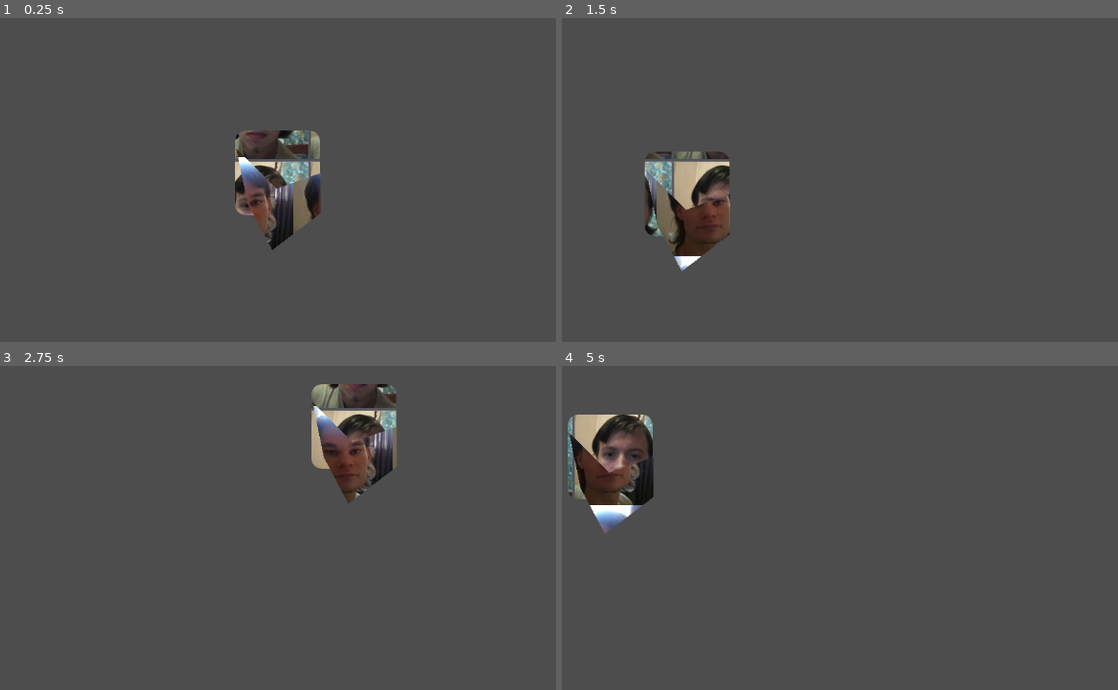
Above: before the commit, frames 1-4 (two rows, left to right).
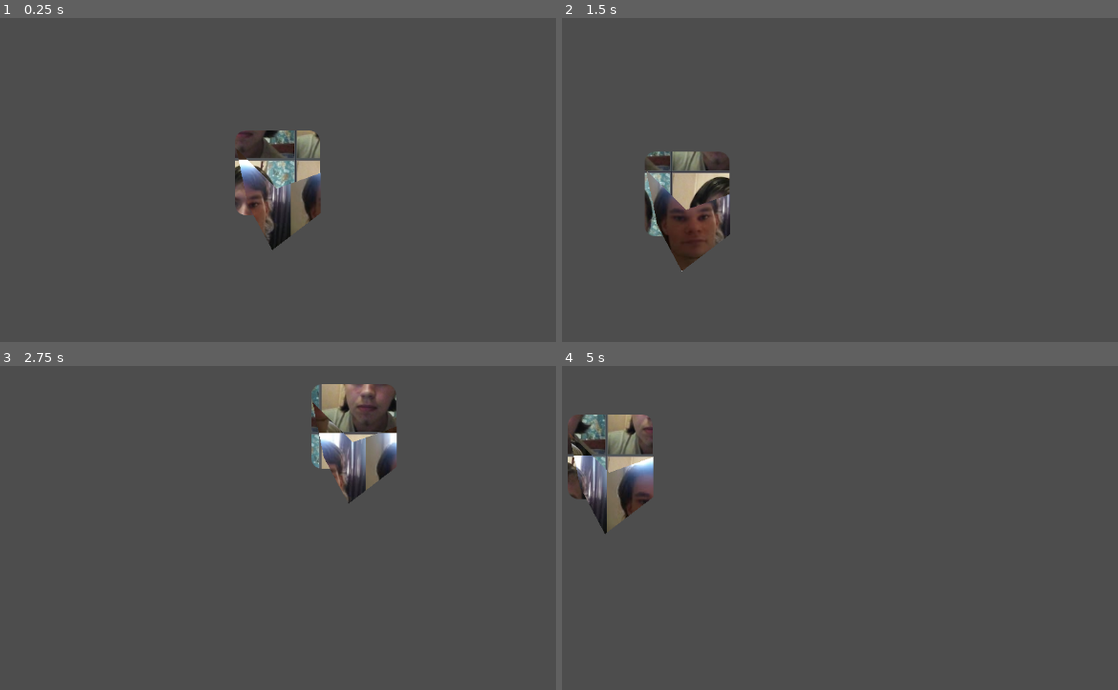
Above: after the commit, the same moments.

Repository: Cuckhands/pong-shaders
Game: Godot game, scene res://scenes/unmoving_plaid.tscn
The game is run twice, just before and just after one commit, with the same random seed, the same clock (stepped at 60 frames per second) and the same inputs. The project has no main scene, so this scene is started directly. The engine's default icon, where the game draws it, is replaced by a stand-in: a white triangle on a blue panel in a dark square.
Inputs (mouse positions are in pixels of both pictures, inside the frame that each line leads up to):
- Up to frame 1 (0.25 s): no input
- Up to frame 2 (1.5 s): move the mouse to (1006, 150) at 0.52 s; move the mouse to (684, 192) at 1.27 s
- Up to frame 3 (2.75 s): move the mouse to (355, 427) at 2.02 s
- Up to frame 4 (5 s): move the mouse to (801, 605) at 2.77 s; move the mouse to (1067, 586) at 3.52 s; move the mouse to (612, 456) at 4.27 s

The runs differ from the first frame. In frame 1, 2.2% of the frame differs, in the area x 42-58%, y 34-70%; in frame 2, 3.2%; in frame 3, 3.9%; in frame 4, 4.3%, in the area x 1-17%, y 15-52%.

Commit message:
Implement translation speed parameter into chowder

Diff:
--- a/scenes/unmoving_plaid.tscn
+++ b/scenes/unmoving_plaid.tscn
@@ -11,7 +11,8 @@
 shader_parameter/background_texture = ExtResource("3_46c38")
 shader_parameter/texture_size = Vector2(-150, 150)
 shader_parameter/tile_scale = 1.0
-shader_parameter/offset = Vector2(25, 5)
+shader_parameter/offset = Vector2(0, 0)
+shader_parameter/translation_speed = Vector2(15, 15)
 
 [sub_resource type="ShaderMaterial" id="ShaderMaterial_y17ke"]
 shader = ExtResource("2_snrh7")
@@ -19,6 +20,7 @@
 shader_parameter/texture_size = Vector2(0, 0)
 shader_parameter/tile_scale = 1.0
 shader_parameter/offset = Vector2(0, 0)
+shader_parameter/translation_speed = Vector2(-15, 15)
 
 [node name="UnmovingPlaid" type="Node2D" unique_id=1604620994]
 
--- a/shaders/unmoving_plaid.gdshader
+++ b/shaders/unmoving_plaid.gdshader
@@ -29,10 +29,14 @@
  * This vec2 shifts the assigned texture by the given value(s).
  */
 uniform vec2 offset;
+/**
+ * This vec2 translates the assigned texture by the given value(s) over time.
+ */
+uniform vec2 translation_speed;
 
 void fragment() {
 	// Get absolute screen pixel coordinate
-	vec2 screen_pixel = (SCREEN_UV / SCREEN_PIXEL_SIZE) - offset;
+	vec2 screen_pixel = (SCREEN_UV / SCREEN_PIXEL_SIZE) - (translation_speed * TIME) - offset;
 
 	// Tile the background
 	vec2 bg_uv = (screen_pixel / texture_size) * tile_scale;
